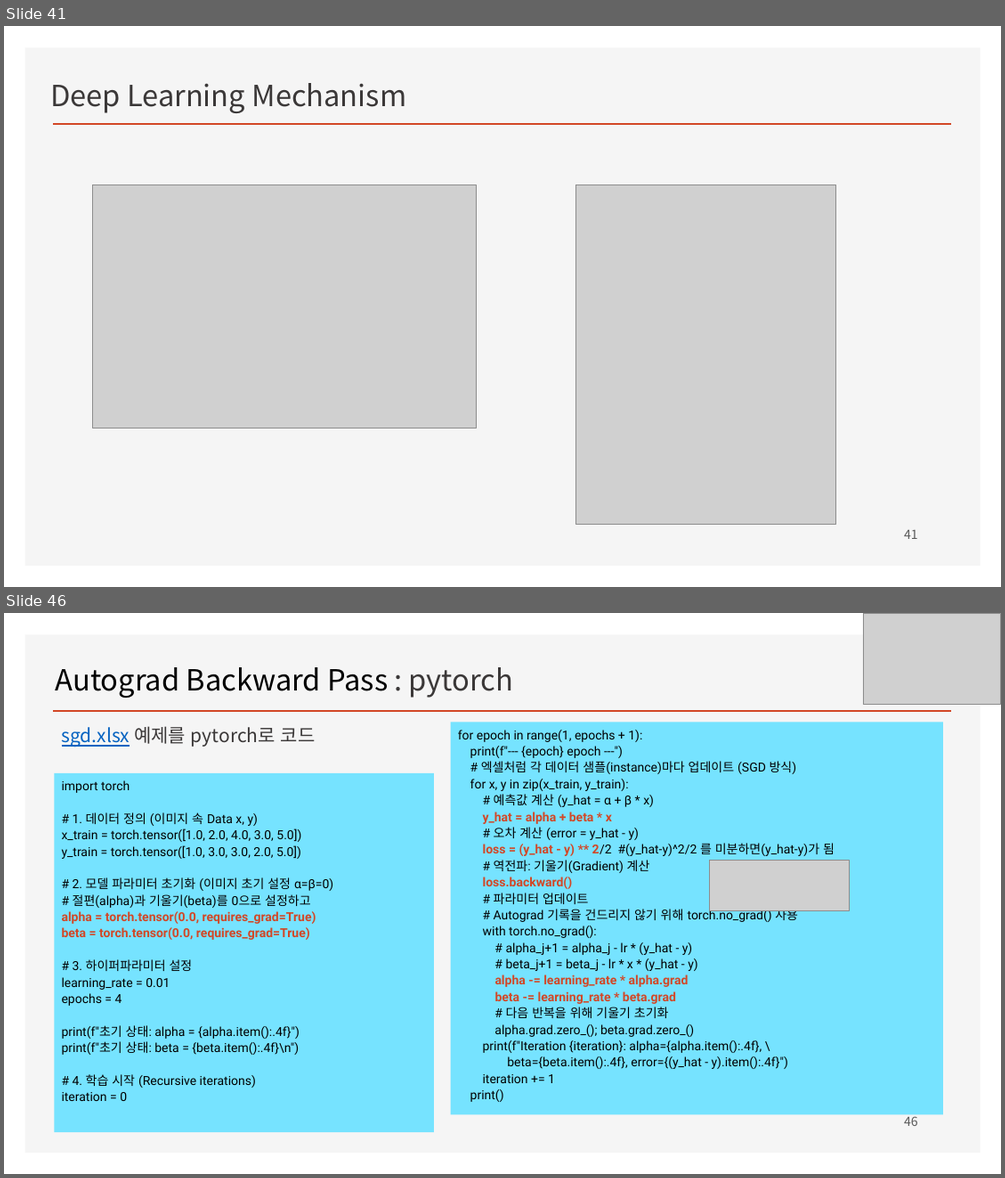
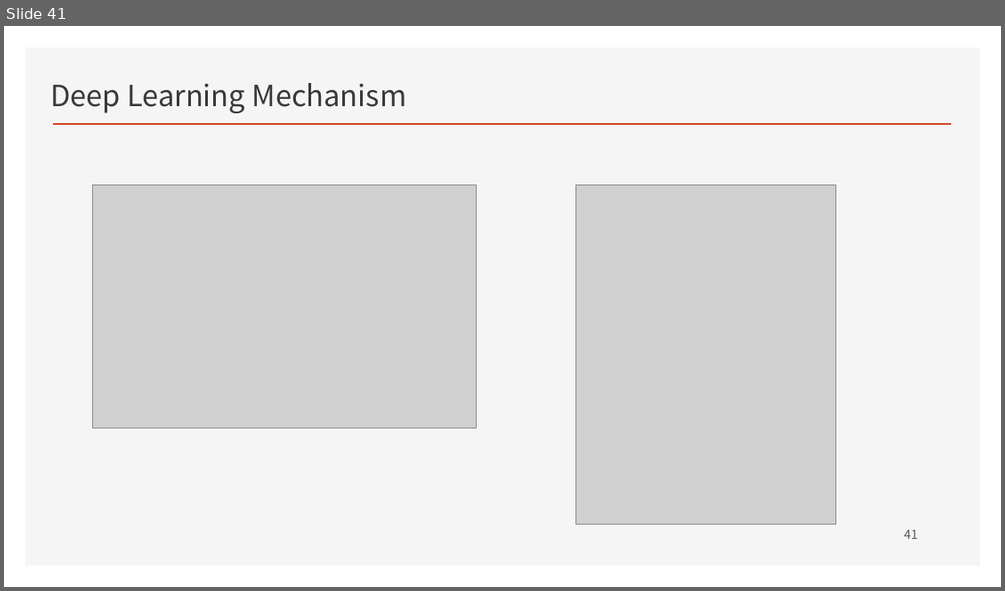
Before and after one commit to ancestor9/mathematics-for-machine-learning, a slide deck: Linear_Algebra/w4_Perceptron_Regression.pptx. Shown one above the other, each under a label of ours: slides 41 and 46 before the commit, slide 41 after it; the slides between them are not shown. The pictures are 1005x1178 and 1005x591 pixels, drawn with LibreOffice and Linux fonts; fonts in the diff are those of the drawing; grey boxes stand for pictures; background and template pictures are left out. Boxes give left, top, right and bottom in pixels: in the first picture for what was removed or moved away, otherwise in the second. Text is boxed around its words. In the diff, an @@ line names an element or a change of style, - is before the commit and + after.

```diff
--- a/Linear_Algebra/w4_Perceptron_Regression.pptx
+++ b/Linear_Algebra/w4_Perceptron_Regression.pptx
@@ slide 46 removed at [4, 613, 1001, 1174], background #FFFFFF; not listed: 2 template elements that a slide beside it also shows @@
@@ picture removed at [863, 614, 1000, 705] @@
@@ text removed at [56, 667, 513, 698] @@
-Autograd Backward Pass : pytorch
@@ text removed at [62, 726, 316, 747] @@
-sgd.xlsx 예제를 pytorch로 코드
@@ rectangle removed at [451, 722, 943, 1115] @@
-for epoch in range(1, epochs + 1):
-print(f"--- {epoch} epoch ---")
-# 엑셀처럼 각 데이터 샘플(instance)마다 업데이트 (SGD 방식)
-for x, y in zip(x_train, y_train):
-# 예측값 계산 (y_hat = α + β * x)
-y_hat = alpha + beta * x
-# 오차 계산 (error = y_hat - y)
-loss = (y_hat - y) ** 2/2 #(y_hat-y)^2/2 를 미분하면(y_hat-y)가 됨
-# 역전파: 기울기(Gradient) 계산
-loss.backward()
-# 파라미터 업데이트
-# Autograd 기록을 건드리지 않기 위해 torch.no_grad() 사용
-with torch.no_grad():
-# alpha_j+1 = alpha_j - lr * (y_hat - y)
-# beta_j+1 = beta_j - lr * x * (y_hat - y)
-alpha -= learning_rate * alpha.grad
-beta -= learning_rate * beta.grad
-# 다음 반복을 위해 기울기 초기화
-alpha.grad.zero_(); beta.grad.zero_()
-print(f"Iteration {iteration}: alpha={alpha.item():.4f}, \
-beta={beta.item():.4f}, error={(y_hat - y).item():.4f}")
-iteration += 1
-print()
@@ rectangle removed at [54, 773, 434, 1132] @@
-import torch
-# 1. 데이터 정의 (이미지 속 Data x, y)
-x_train = torch.tensor([1.0, 2.0, 4.0, 3.0, 5.0])
-y_train = torch.tensor([1.0, 3.0, 3.0, 2.0, 5.0])
-# 2. 모델 파라미터 초기화 (이미지 초기 설정 α=β=0)
-# 절편(alpha)과 기울기(beta)를 0으로 설정하고
-alpha = torch.tensor(0.0, requires_grad=True)
-beta = torch.tensor(0.0, requires_grad=True)
-# 3. 하이퍼파라미터 설정
-learning_rate = 0.01
-epochs = 4
-print(f"초기 상태: alpha = {alpha.item():.4f}")
-print(f"초기 상태: beta = {beta.item():.4f}\n")
-# 4. 학습 시작 (Recursive iterations)
-iteration = 0
@@ picture removed at [710, 860, 849, 910] @@
@@ page number removed at [904, 1114, 918, 1126] @@
-46
```
Also in this commit, not shown: 20 other slides removed, 2 other files.
